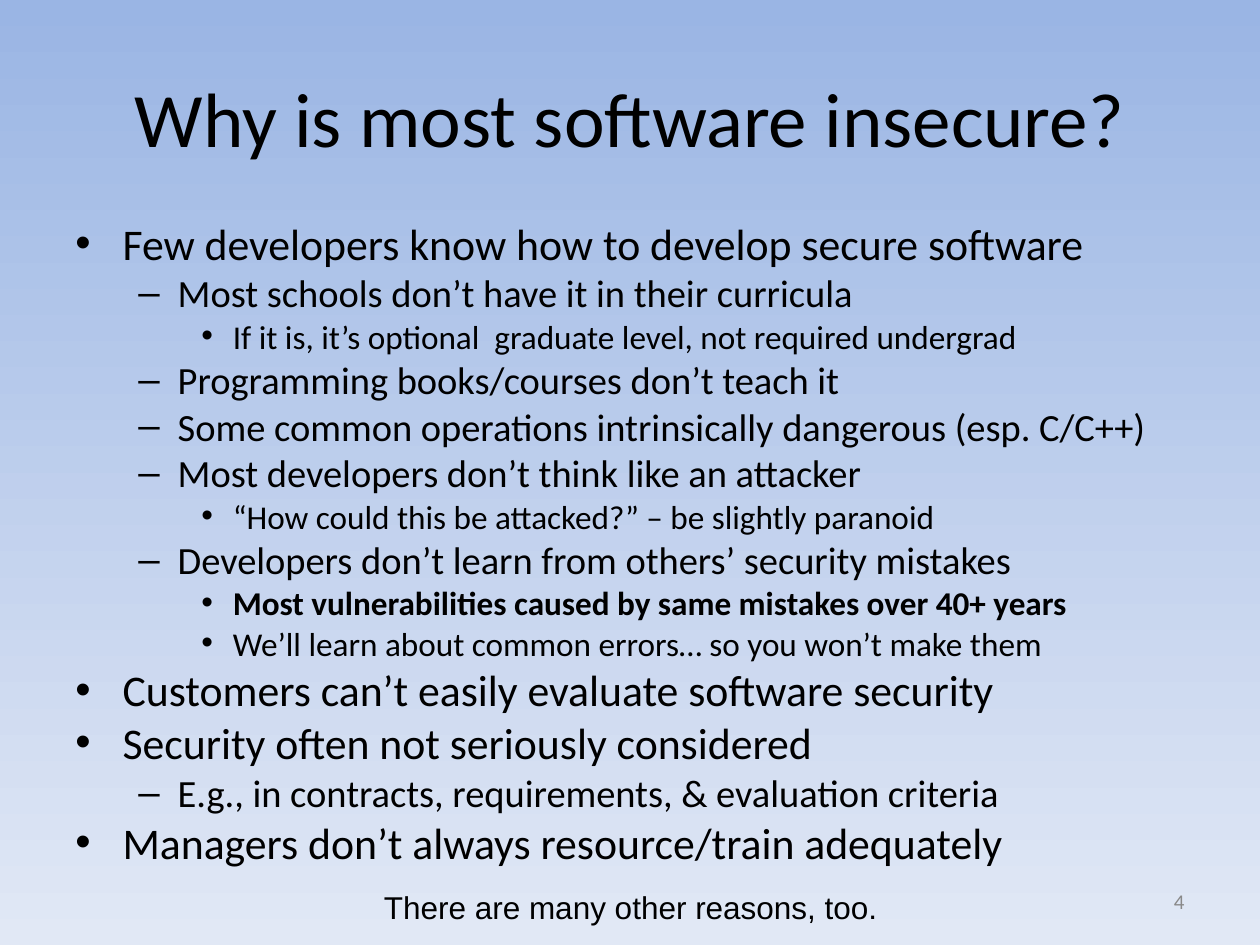
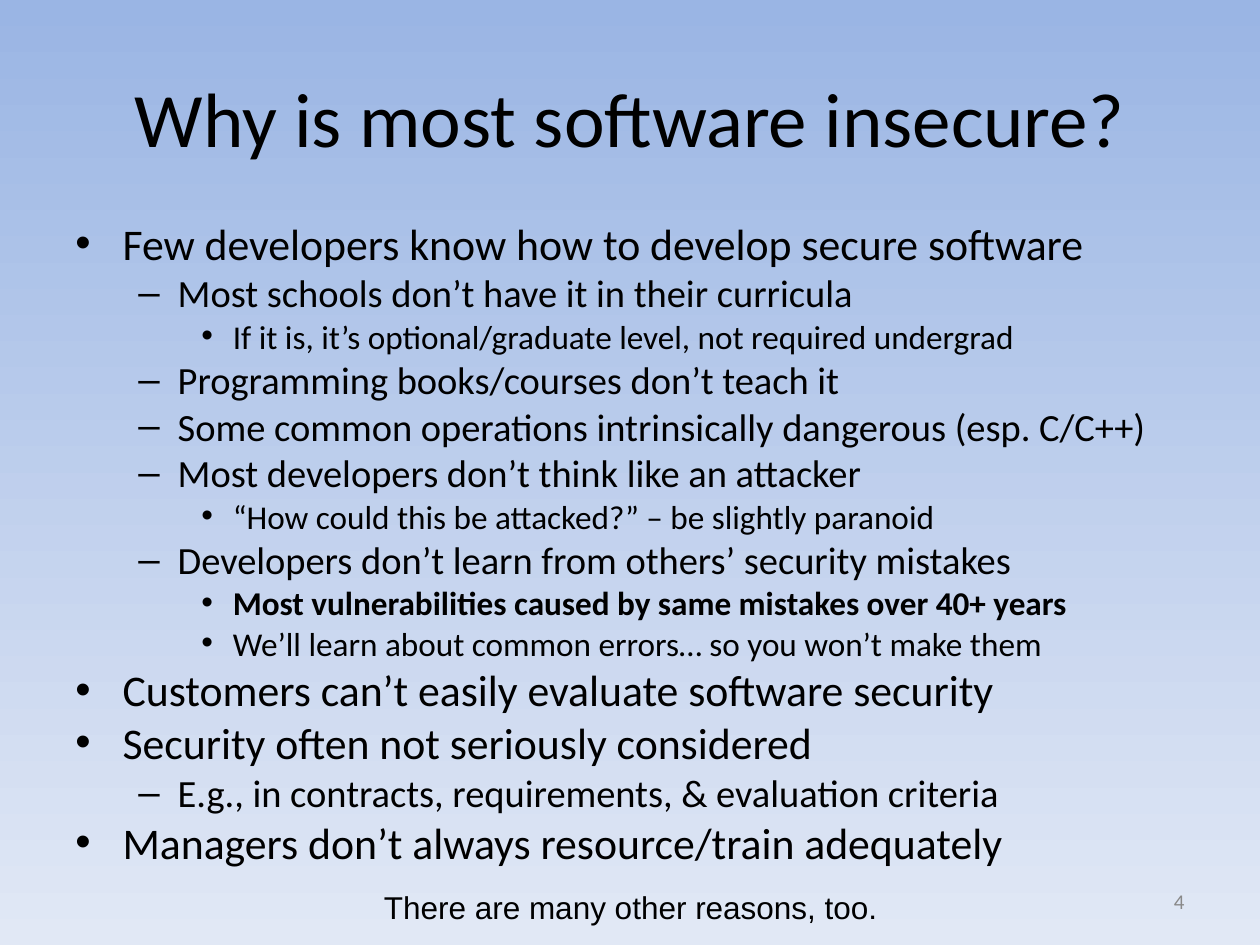
Before and after one commit to david-a-wheeler/david-a-wheeler.github.io, a slide deck: slide 4 of secure-class/presentations/Secure-Software-1-Introduction.ppt. Drawn at 1260x945 pixels with LibreOffice and Linux fonts; fonts in the diff are those of the drawing. Boxes give left, top, right and bottom in pixels: in the first picture for what was removed or moved away, otherwise in the second. Text is boxed around its words. In the diff, an @@ line names an element or a change of style, - is before the commit and + after.

```diff
--- a/secure-class/presentations/Secure-Software-1-Introduction.ppt
+++ b/secure-class/presentations/Secure-Software-1-Introduction.ppt
@@ text at [233, 325, 1014, 355]: text changed @@
-    • If it is, it’s optional graduate level, not required undergrad
+    • If it is, it’s optional/graduate level, not required undergrad
```
Also in this commit, not shown: 9 other slides changed, 3 slides added, 1 other file.
